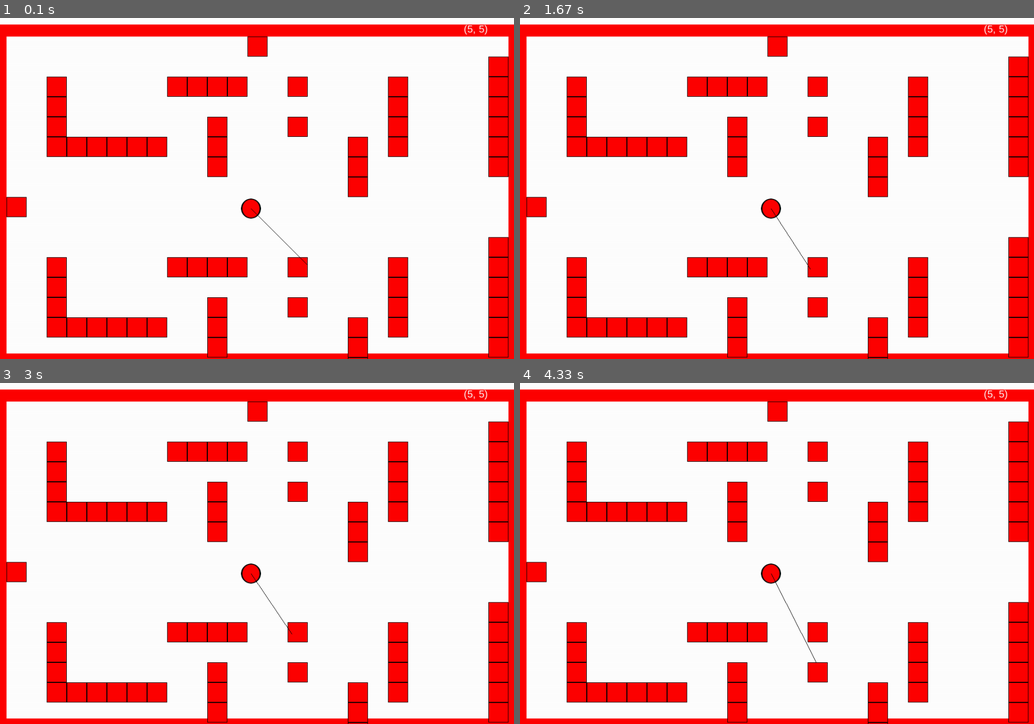
Above: before the commit, frames 1-4 (two rows, left to right).
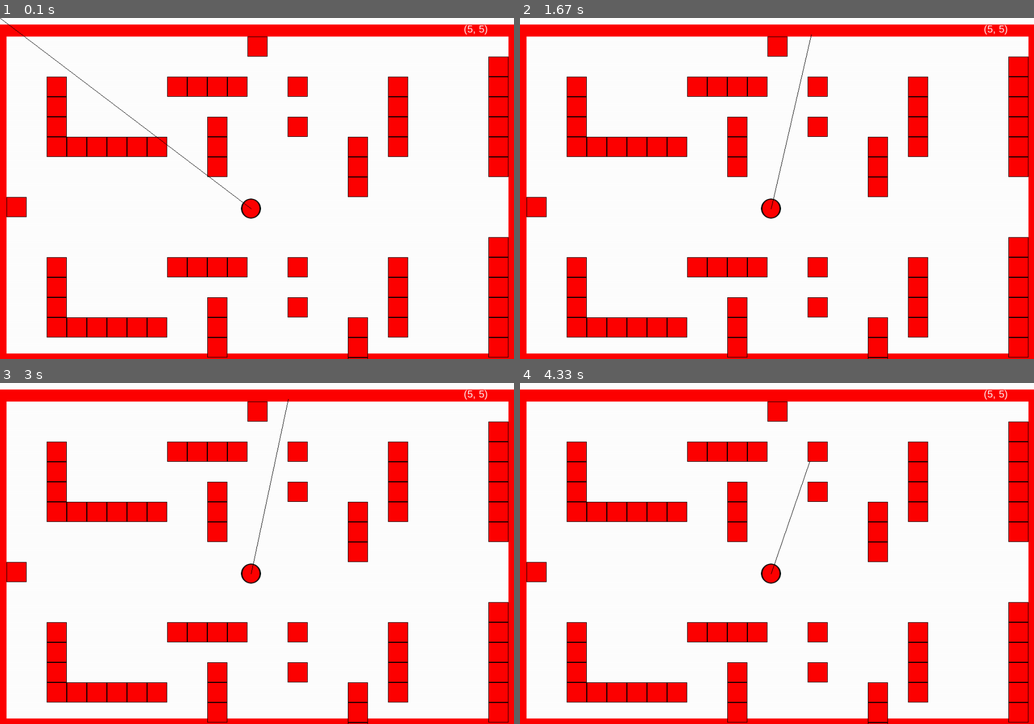
Above: after the commit, the same moments.

Repository: jonalfarlinga/lazars
Game: pygame game, started from lazars_main.py
The game is run twice, just before and just after one commit, with the same random seed, the same clock (stepped at 60 frames per second) and the same inputs.
Inputs:
- Up to frame 1 (0.1 s): no input
- Up to frame 2 (1.67 s): hold Right 0.33-0.8 s; hold Right 0.83-1.3 s; hold Left from 1.33 s (still down)
- Up to frame 3 (3 s): release Left at 1.87 s; hold Left 1.9-2.3 s; hold Right 2.33-2.97 s
- Up to frame 4 (4.33 s): hold Left 3-3.47 s; hold Right 3.5-3.97 s; hold Right from 4 s (still down)

The runs differ from the first frame. In frame 1, 0.2% of the frame differs, in the area x 0-60%, y 0-73%; in frame 2, 0.1%; in frame 3, 0.1%; in frame 4, 0.1%.

Commit message:
corrected bounce eq, ended looping at first collision

Diff:
--- a/lazars_main.py
+++ b/lazars_main.py
@@ -33,16 +33,18 @@
         self.image = pygame.image.load(os.path.join("assets", "player.png"))
         self.rect = self.image.get_rect()
         self.rect.center = (SCREEN_WIDTH//2, SCREEN_HEIGHT//2)
-        self.direction = 45  # facing in degrees
+        self.direction = 271  # facing in degrees
 
     def blit_sprite(self, surface):
         keys = pygame.key.get_pressed()
         if keys[pygame.K_LEFT]:
             self.direction -= 1
+            print(self.direction)
             if self.direction < 0:
                 self.direction = 359
         elif keys[pygame.K_RIGHT]:
             self.direction += 1
+            print(self.direction)
             if self.direction > 359:
                 self.direction = 0
         surface.blit(
--- a/vector_math.py
+++ b/vector_math.py
@@ -13,8 +13,8 @@
 
 def distance(point1, point2):
     distance = math.sqrt(
-            (point1[0] - point2[1]) ** 2 +
-            (point1[0] - point2[1]) ** 2
+            (point1[0] - point2[0]) ** 2 +
+            (point1[1] - point2[1]) ** 2
     )
     return distance
 
@@ -24,6 +24,12 @@
     x1, y1 = source
     uvx, uvy = unit_vector
     return y1 + ((x2 - x1 / uvx) * uvy)
+
+
+def linear_eq_inv(source, y2, unit_vector):
+    x1, y1 = source
+    uvx, uvy = unit_vector
+    return x1 + ((y2 - y1 / uvy) * uvx)
 
 
 def round(num):
@@ -41,22 +47,17 @@
         x1, y1 = source
         uvx, uvy = deg_to_vector(deg)
         if uvx > 0:
-            collisions = []
             for x2 in range(x1+1, SCREEN_WIDTH):
                 y2 = round(
                     y1 + ((x2 - x1) / uvx * uvy)
                 )
                 for rect in rects:
                     if rect.collidepoint((x2, y2)):
-                        collisions.append((x2, y2))
-            if len(collisions) > 0:
-                bounce = (collisions[-1])
-                for collision in collisions:
-                    if distance(source, collision) < distance(source, bounce):
-                        bounce = collision
-            else:
-                bounce = None
-            line_segments.append((source, bounce))
+                        bounce = ((x2, y2))
+                        break
+                if bounce:
+                    break
+        line_segments.append((source, bounce))
         if bounce:
             source = bounce
 
